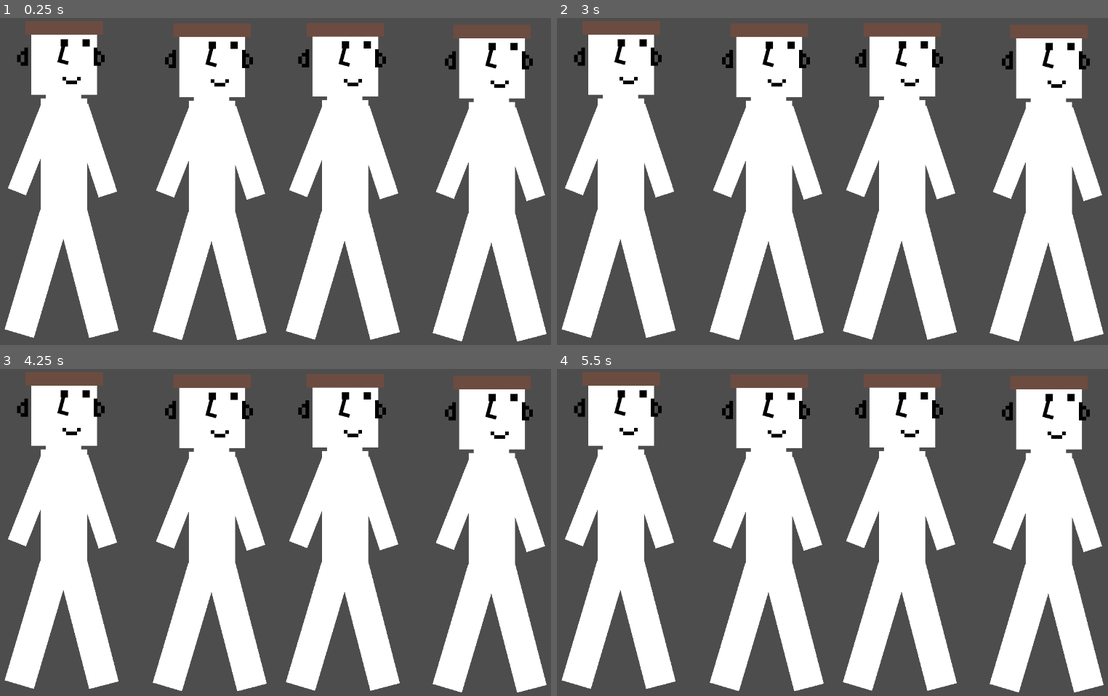
Above: before the commit, frames 1-4 (two rows, left to right).
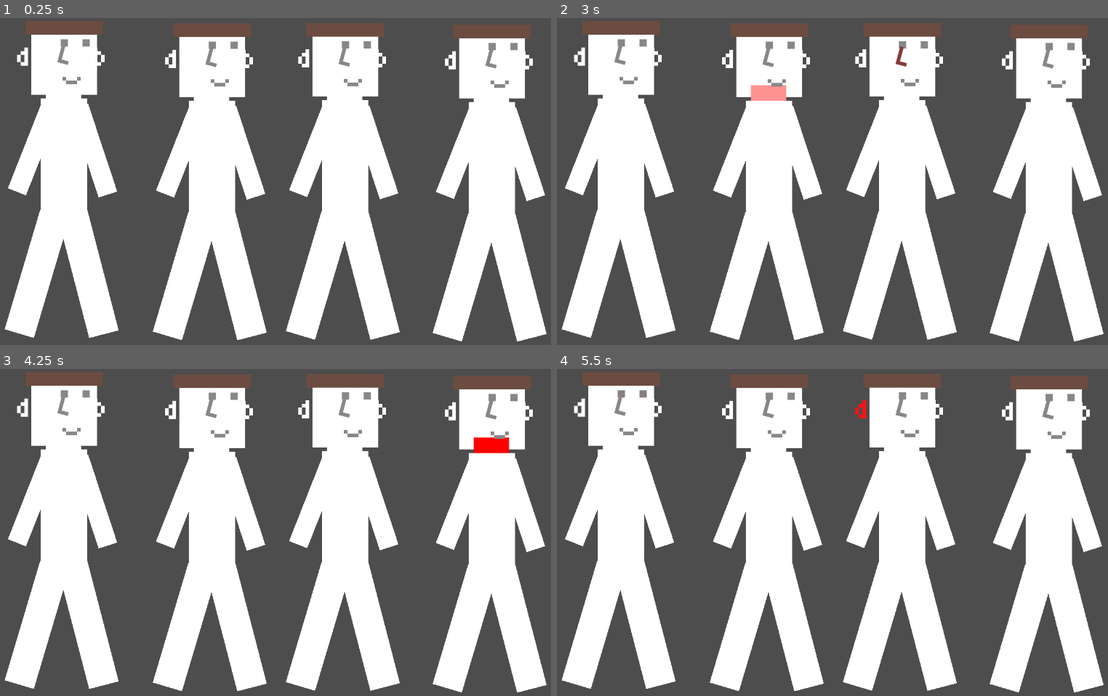
Above: after the commit, the same moments.

Repository: bjornarprytz/shift
Game: Godot game, scene res://interface/main.tscn
The game is run twice, just before and just after one commit, with the same random seed, the same clock (stepped at 60 frames per second) and the same inputs.
Inputs (mouse positions are in pixels of both pictures, inside the frame that each line leads up to):
- Up to frame 1 (0.25 s): no input
- Up to frame 2 (3 s): tap Enter at 0.5, 2.75 s; move the mouse to (964, 165) at 0.52 s; tap Space at 1.25 s; move the mouse to (722, 197) at 1.27 s; move the mouse to (893, 109) at 2.02 s; move the mouse to (810, 246) at 2.77 s
- Up to frame 3 (4.25 s): move the mouse to (457, 581) at 3.52 s
- Up to frame 4 (5.5 s): move the mouse to (661, 483) at 4.27 s; move the mouse to (865, 532) at 5.02 s

The runs differ from the first frame. In frame 1, 1.2% of the frame differs, in the area x 3-97%, y 6-22%; in frame 2, 1.5%; in frame 3, 1.5%, in the area x 3-97%, y 6-26%; in frame 4, 1.2%.

Commit message:
blush parts

Diff:
--- a/src/interface/main.tscn
+++ b/src/interface/main.tscn
@@ -1,7 +1,7 @@
 [gd_scene format=3 uid="uid://cgrejd4v5ywd3"]
 
 [ext_resource type="Script" uid="uid://736gp2f48fi7" path="res://interface/main.gd" id="1_loxbi"]
-[ext_resource type="PackedScene" uid="uid://ceptal4ijvbvi" path="res://interface/character.tscn" id="2_rfu3d"]
+[ext_resource type="PackedScene" uid="uid://ceptal4ijvbvi" path="res://interface/suspect.tscn" id="2_rfu3d"]
 
 [node name="Main" type="Node2D" unique_id=199121168]
 script = ExtResource("1_loxbi")
--- /dev/null
+++ b/src/interface/suspect.gd
@@ -0,0 +1,43 @@
+extends Node2D
+
+@export var suspect_name: String = ["J", "S", "D", "G", "C", "L"].pick_random()
+
+@onready var eyes: RichTextLabel = $Head/Eyes
+@onready var nose: RichTextLabel = $Head/Nose
+@onready var mouth: RichTextLabel = $Head/Mouth
+@onready var ear_l: RichTextLabel = $Head/EarL
+@onready var ear_r: RichTextLabel = $Head/EarR
+@onready var chin: Sprite2D = $Head/Chin
+
+var part: CanvasItem
+
+# Called when the node enters the scene tree for the first time.
+func _ready() -> void:
+	pass # Replace with function body.
+
+
+# Called every frame. 'delta' is the elapsed time since the previous frame.
+func _process(_delta: float) -> void:
+	pass
+
+
+func _on_control_mouse_entered() -> void:
+	unnerve()
+
+
+func _on_control_mouse_exited() -> void:
+	renerve()
+
+func unnerve() -> void:
+	part = _get_random_part()
+	var tween = create_tween()
+	tween.tween_property(part, "self_modulate", Color.RED, 0.5)
+	tween.play()
+
+func renerve() -> void:
+	var tween = create_tween()
+	tween.tween_property(part, "self_modulate", Color.WHITE, 0.5)
+	tween.play()
+
+func _get_random_part() -> CanvasItem:
+	return [eyes, nose, mouth, ear_l, ear_r, chin].pick_random()
--- a/src/interface/character.tscn
+++ b/src/interface/suspect.tscn
@@ -1,8 +1,10 @@
 [gd_scene format=3 uid="uid://ceptal4ijvbvi"]
 
 [ext_resource type="Texture2D" uid="uid://bwxpxo4b6l348" path="res://assets/img/white-1x1.png" id="1_3oivy"]
+[ext_resource type="Script" uid="uid://dum5fde158akc" path="res://interface/suspect.gd" id="1_l3hxl"]
 
-[node name="Character" type="Node2D" unique_id=1999595215]
+[node name="Suspect" type="Node2D" unique_id=1999595215]
+script = ExtResource("1_l3hxl")
 
 [node name="Head" type="Node2D" parent="." unique_id=407186953]
 
@@ -23,12 +25,12 @@
 texture = ExtResource("1_3oivy")
 
 [node name="Eyes" type="RichTextLabel" parent="Head" unique_id=52618118]
-self_modulate = Color(0, 0, 0, 1)
 offset_left = 177.0
 offset_top = 25.0
 offset_right = 264.3957
 offset_bottom = 200.0
 rotation = 1.5707964
+theme_override_colors/default_color = Color(0.5278891, 0.52788895, 0.52788895, 1)
 theme_override_font_sizes/normal_font_size = 128
 text = ":"
 fit_content = true
@@ -36,12 +38,12 @@
 metadata/_edit_use_anchors_ = true
 
 [node name="Nose" type="RichTextLabel" parent="Head" unique_id=555008132]
-self_modulate = Color(0, 0, 0, 1)
 offset_left = 71.99999
 offset_top = 21.000008
 offset_right = 142.0
 offset_bottom = 196.0
 rotation = 0.2617994
+theme_override_colors/default_color = Color(0.5278891, 0.52788895, 0.52788895, 1)
 theme_override_font_sizes/normal_font_size = 64
 text = "L"
 fit_content = true
@@ -49,12 +51,12 @@
 metadata/_edit_use_anchors_ = true
 
 [node name="Mouth" type="RichTextLabel" parent="Head" unique_id=1567096394]
-self_modulate = Color(0, 0, 0, 1)
 offset_left = 125.0
 offset_top = 108.0
 offset_right = 172.0
 offset_bottom = 196.0
 rotation = 1.5707964
+theme_override_colors/default_color = Color(0.5278891, 0.52788895, 0.52788895, 1)
 theme_override_font_sizes/normal_font_size = 64
 text = ")"
 fit_content = true
@@ -62,7 +64,6 @@
 metadata/_edit_use_anchors_ = true
 
 [node name="EarL" type="RichTextLabel" parent="Head" unique_id=939117731]
-self_modulate = Color(0, 0, 0, 1)
 offset_left = -31.0
 offset_top = 27.0
 offset_right = 16.0
@@ -73,8 +74,7 @@
 autowrap_mode = 0
 metadata/_edit_use_anchors_ = true
 
-[node name="EarL2" type="RichTextLabel" parent="Head" unique_id=878412250]
-self_modulate = Color(0, 0, 0, 1)
+[node name="EarR" type="RichTextLabel" parent="Head" unique_id=878412250]
 offset_left = 138.0
 offset_top = 27.0
 offset_right = 185.0
@@ -115,3 +115,13 @@
 rotation = 2.8221705
 scale = Vector2(42.791733, 203.6539)
 texture = ExtResource("1_3oivy")
+
+[node name="Control" type="Control" parent="." unique_id=1045583950]
+layout_mode = 3
+anchors_preset = 0
+offset_left = -64.0
+offset_right = 217.0
+offset_bottom = 687.0
+
+[connection signal="mouse_entered" from="Control" to="." method="_on_control_mouse_entered"]
+[connection signal="mouse_exited" from="Control" to="." method="_on_control_mouse_exited"]
Not shown, added: src/interface/suspect.gd.uid
